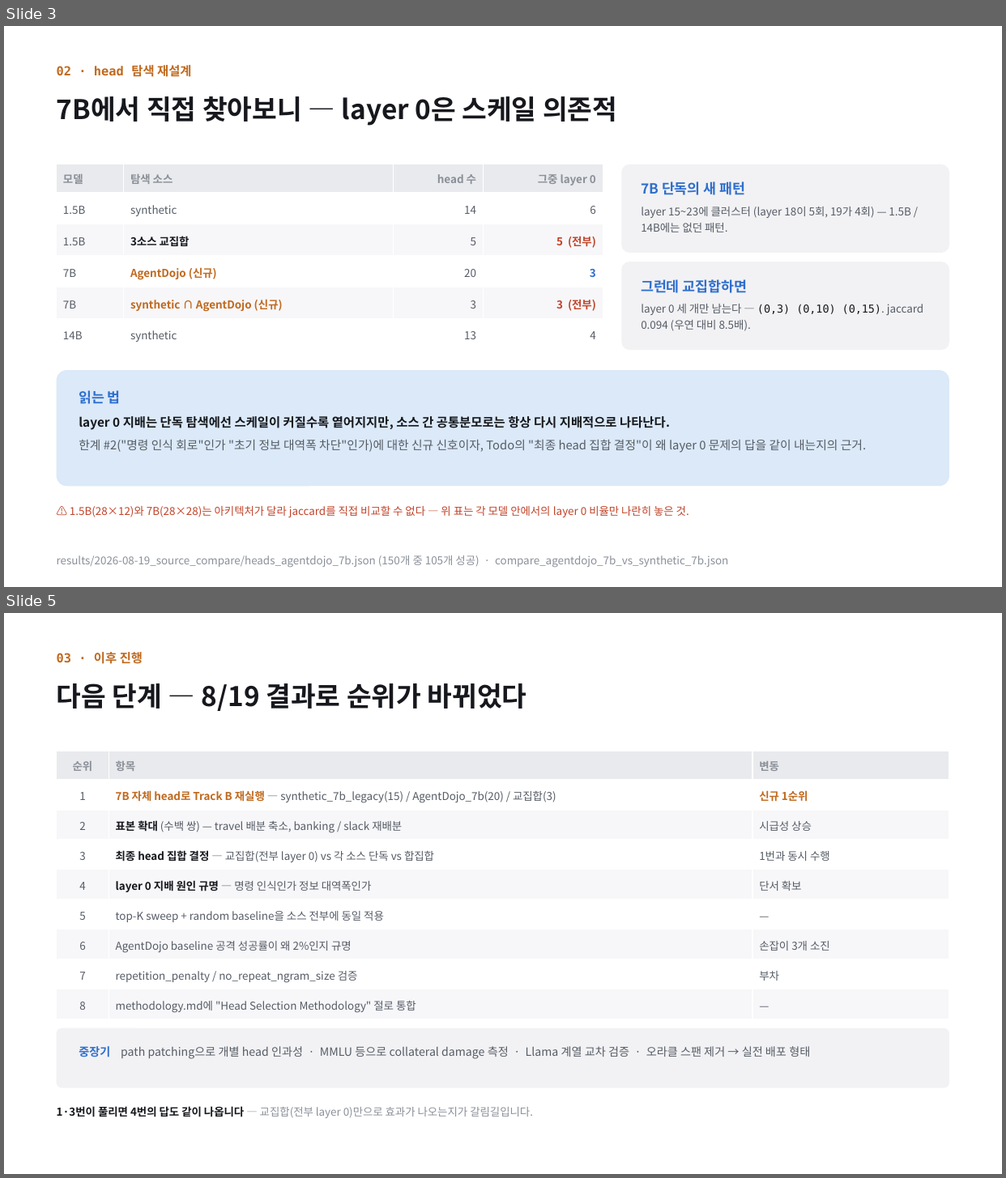
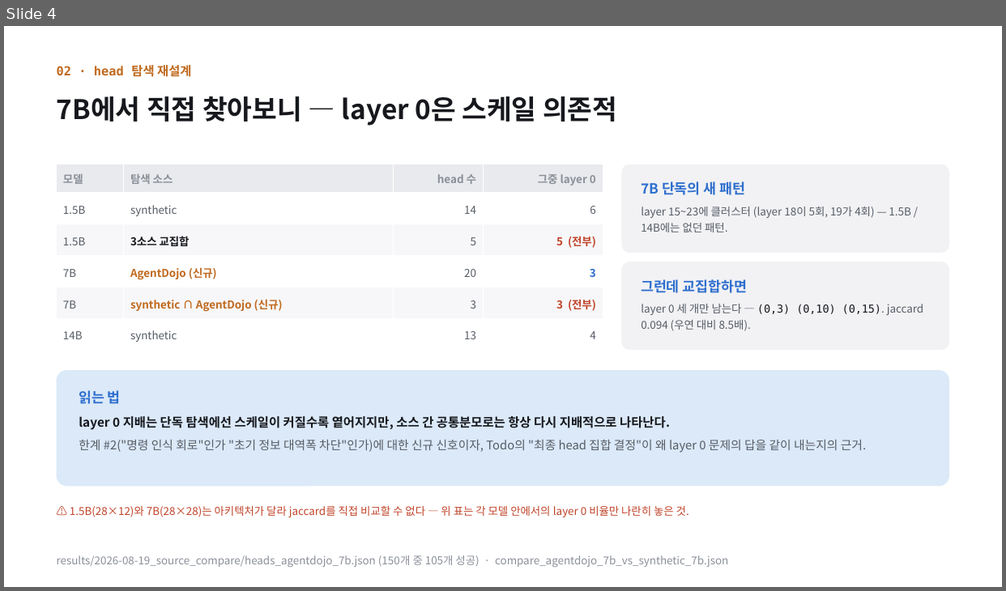
Before and after one commit to jongbin03/head_poc, a slide deck: docs/presentation/IPI_Head_Separation_PoC_2nd_addendum [26-08-19].pptx. Shown one above the other, each under a label of ours: slides 3 and 5 before the commit, slide 4 after it; the slides between them are not shown. The pictures are 1006x1178 and 1006x591 pixels, drawn with LibreOffice and Linux fonts; fonts in the diff are those of the drawing. Boxes give left, top, right and bottom in pixels: in the first picture for what was removed or moved away, otherwise in the second. Text is boxed around its words. In the diff, an @@ line names an element or a change of style, - is before the commit and + after.

```diff
--- a/docs/presentation/IPI_Head_Separation_PoC_2nd_addendum [26-08-19].pptx
+++ b/docs/presentation/IPI_Head_Separation_PoC_2nd_addendum [26-08-19].pptx
@@ slide 5 removed at bbox=[4, 613, 1002, 1174], background #FFFFFF @@
@@ text removed at bbox=[57, 652, 143, 664] @@
-03 · 이후 진행
@@ text removed at bbox=[57, 683, 527, 711] @@
-다음 단계 — 8/19 결과로 순위가 바뀌었다
@@ table removed at bbox=[57, 752, 949, 1020], 9 rows, 3 columns @@
-순위 | 항목 | 변동
-1 | 7B 자체 head로 Track B 재실행 — synthetic_7b_legacy(15) / AgentDojo_7b(20) / 교집합(3) | 신규 1순위
-2 | 표본 확대 (수백 쌍) — travel 배분 축소, banking / slack 재배분 | 시급성 상승
-3 | 최종 head 집합 결정 — 교집합(전부 layer 0) vs 각 소스 단독 vs 합집합 | 1번과 동시 수행
-4 | layer 0 지배 원인 규명 — 명령 인식인가 정보 대역폭인가 | 단서 확보
-5 | top-K sweep + random baseline을 소스 전부에 동일 적용 | —
-6 | AgentDojo baseline 공격 성공률이 왜 2%인지 규명 | 손잡이 3개 소진
-7 | repetition_penalty / no_repeat_ngram_size 검증 | 부차
-8 | methodology.md에 "Head Selection Methodology" 절로 통합 | —
@@ rounded rectangle removed at bbox=[57, 1029, 949, 1088] @@
@@ text removed at bbox=[79, 1046, 810, 1059] @@
-중장기 path patching으로 개별 head 인과성 · MMLU 등으로 collateral damage 측정 · Llama 계열 교차 검증 · 오라클 스팬 제거 → 실전 배포 형태
@@ text removed at bbox=[57, 1106, 533, 1118] @@
-1·3번이 풀리면 4번의 답도 같이 나옵니다 — 교집합(전부 layer 0)만으로 효과가 나오는지가 갈림길입니다.
@@ what was slide 3 is now slide 4 @@
```
Also in this commit, not shown: 2 slides added, 2 other slides removed, 2 other files.
